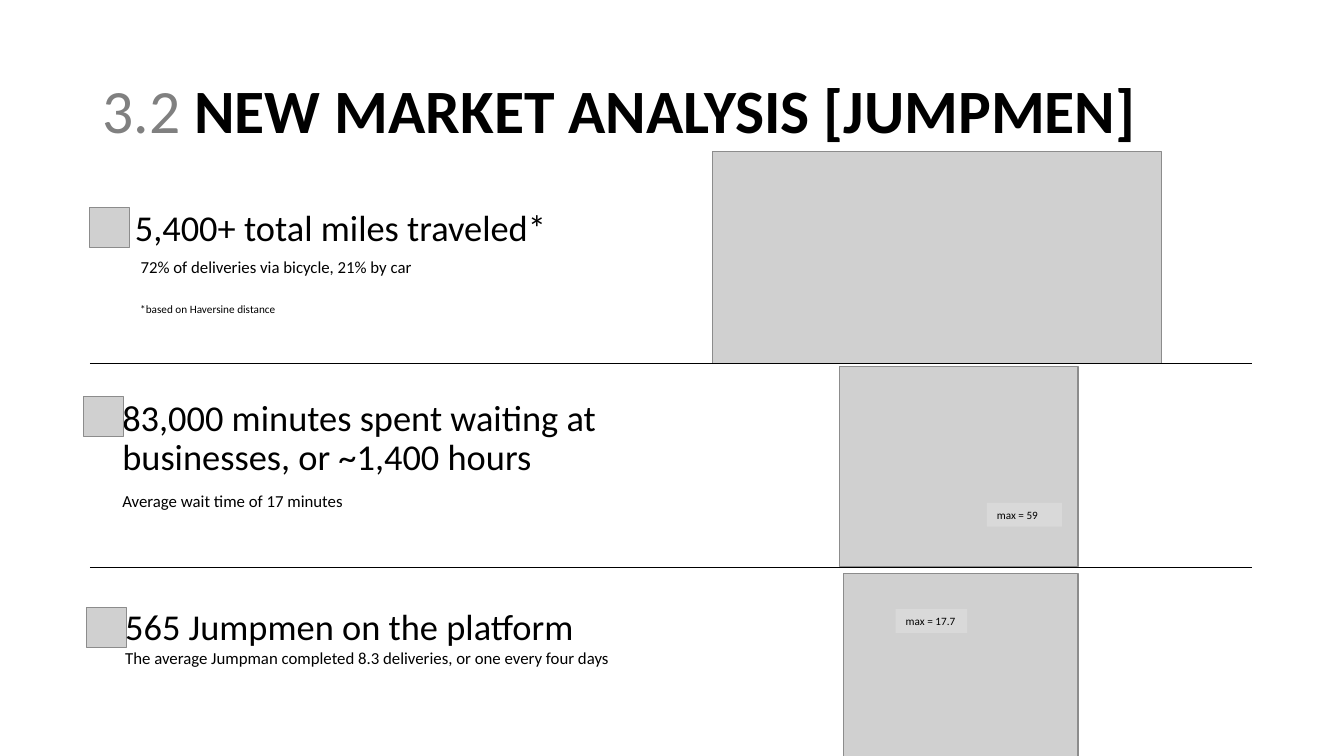
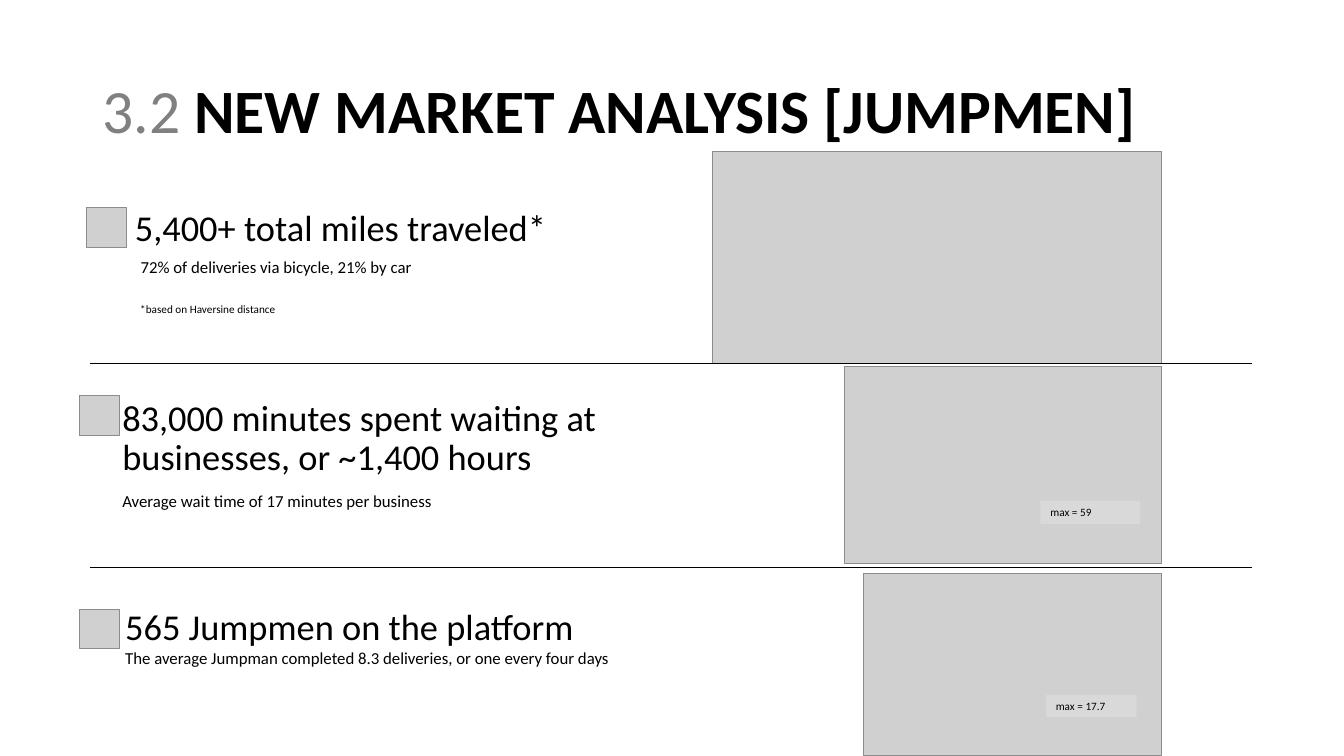
Before and after one commit to sstarkjr/PM_MarketAnalysis, a slide deck: slide 7 of Stephen_Stark_Analysis.pptx. Drawn at 1344x756 pixels with LibreOffice and Linux fonts; fonts in the diff are those of the drawing; grey boxes stand for pictures. Boxes give left, top, right and bottom in pixels: in the first picture for what was removed or moved away, otherwise in the second. Text is boxed around its words. In the diff, an @@ line names an element or a change of style, - is before the commit and + after.

```diff
--- a/Stephen_Stark_Analysis.pptx
+++ b/Stephen_Stark_Analysis.pptx
@@ picture: place and size @@
-picture at bbox=[840, 367, 1079, 567]
+picture at bbox=[845, 367, 1162, 564]
@@ picture: place and size @@
-picture at bbox=[84, 397, 123, 437]
+picture at bbox=[80, 395, 119, 435]
@@ text at bbox=[122, 495, 431, 510]: text changed @@
-Average wait time of 17 minutes
+Average wait time of 17 minutes per business
@@ rectangle "max = 59": place and size @@
-rectangle "max = 59" at bbox=[987, 503, 1062, 527]
+rectangle "max = 59" at bbox=[1041, 501, 1140, 524]
@@ picture: place and size @@
-picture at bbox=[843, 574, 1078, 756]
+picture at bbox=[864, 574, 1163, 756]
@@ picture: place and size @@
-picture at bbox=[87, 608, 126, 647]
+picture at bbox=[80, 609, 119, 648]
@@ rectangle "max = 17.7": place and size @@
-rectangle "max = 17.7" at bbox=[896, 609, 968, 633]
+rectangle "max = 17.7" at bbox=[1047, 695, 1137, 717]
```
Also in this commit, not shown: 12 other slides changed, 2 slides added, 2 slides removed, 1 other file.
